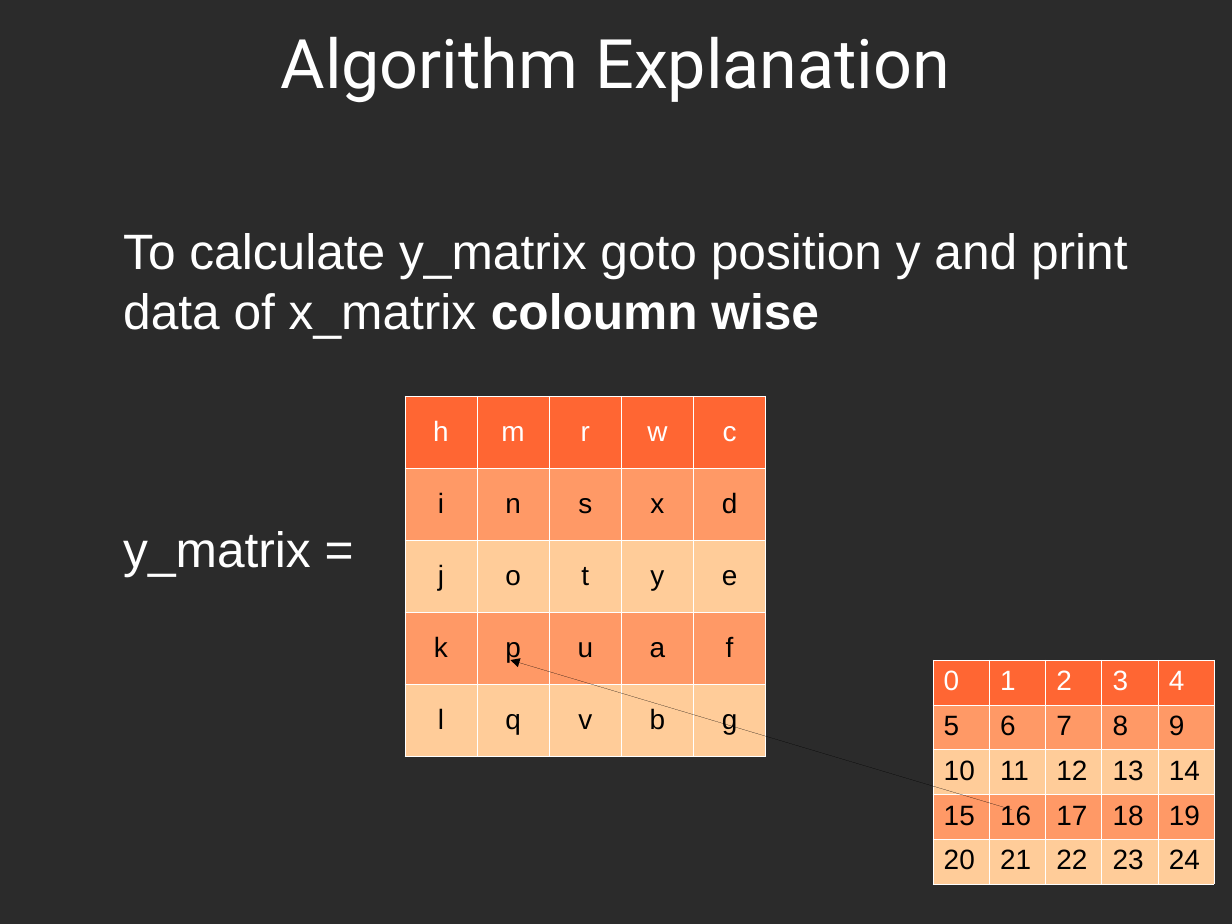
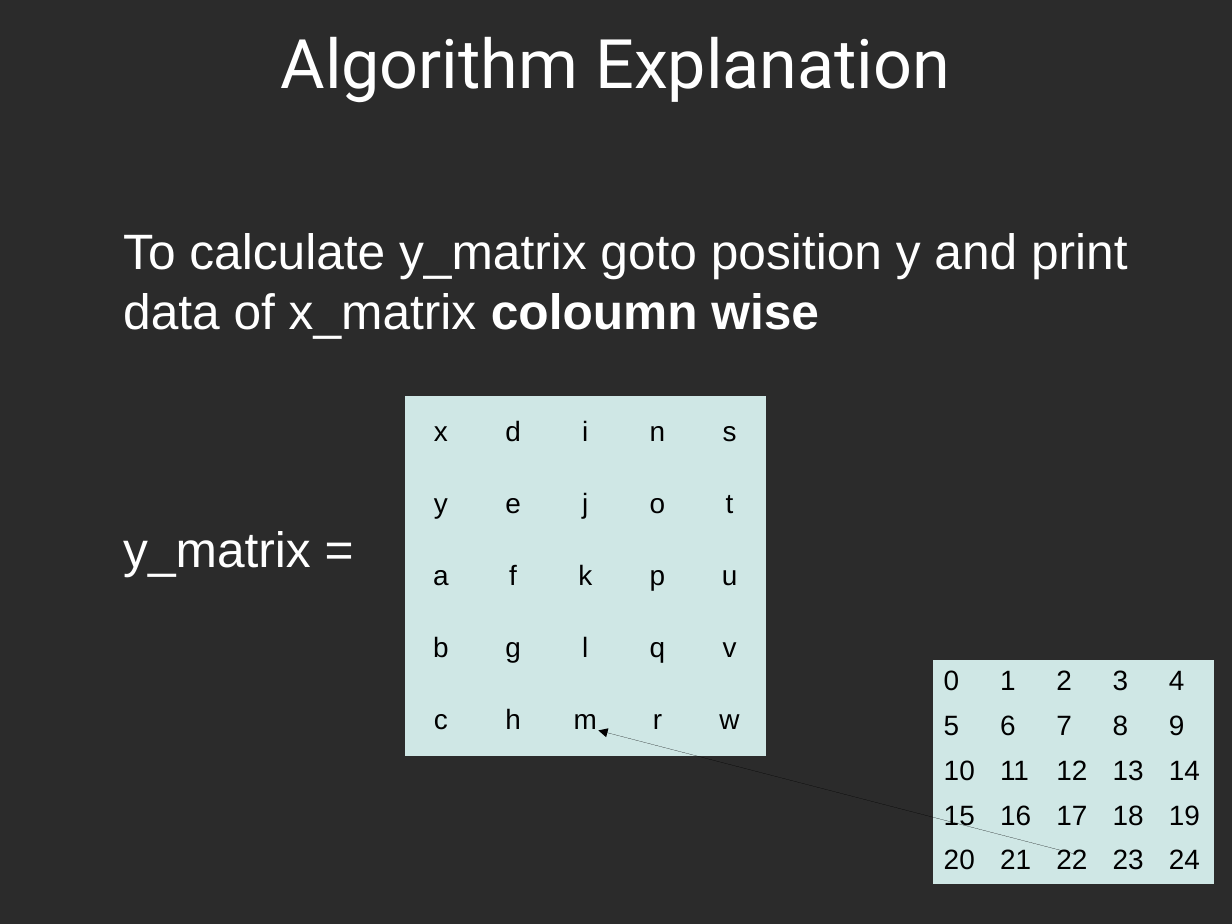
Before and after one commit to istipistii/Two-Key-Transposition-Encryption, a slide deck: slide 9 of topic presentation.odp. Drawn at 1232x924 pixels with LibreOffice and Linux fonts; fonts in the diff are those of the drawing; background and template pictures are left out; a plain dark background stands for a picture behind light text. Boxes give left, top, right and bottom in pixels: in the first picture for what was removed or moved away, otherwise in the second. Text is boxed around its words. In the diff, an @@ line names an element or a change of style, - is before the commit and + after.

```diff
--- a/topic presentation.odp
+++ b/topic presentation.odp
@@ table at (x1=405, y1=396, x2=767, y2=756) @@
-row 1: h | m | r | w | c
+row 1: x | d | i | n | s
-row 2: i | n | s | x | d
+row 2: y | e | j | o | t
-row 3: j | o | t | y | e
+row 3: a | f | k | p | u
-row 4: k | p | u | a | f
+row 4: b | g | l | q | v
-row 5: l | q | v | b | g
+row 5: c | h | m | r | w
@@ fill #FF6633 to #CFE7E5 in row 1 @@
@@ fill #FF9966 to #CFE7E5 in 10 cells @@
@@ fill #FFCC99 to #CFE7E5 in 10 cells @@
@@ borders changed @@
@@ table at (x1=934, y1=661, x2=1213, y2=874) @@
@@ fill #FF6633 to #CFE7E5 in row 1 @@
@@ fill #FF9966 to #CFE7E5 in 10 cells @@
@@ fill #FFCC99 to #CFE7E5 in 10 cells @@
@@ text colour #FFFFFF to #000000 in "0", "1", "2", "3" and 1 more places @@
@@ borders changed @@
@@ arrow moved from (1013, 809) - (511, 661) to (1074, 854) - (598, 731) @@
```
Also in this commit, not shown: 4 other slides changed, 5 slides added, 2 slides removed, 2 other files.
